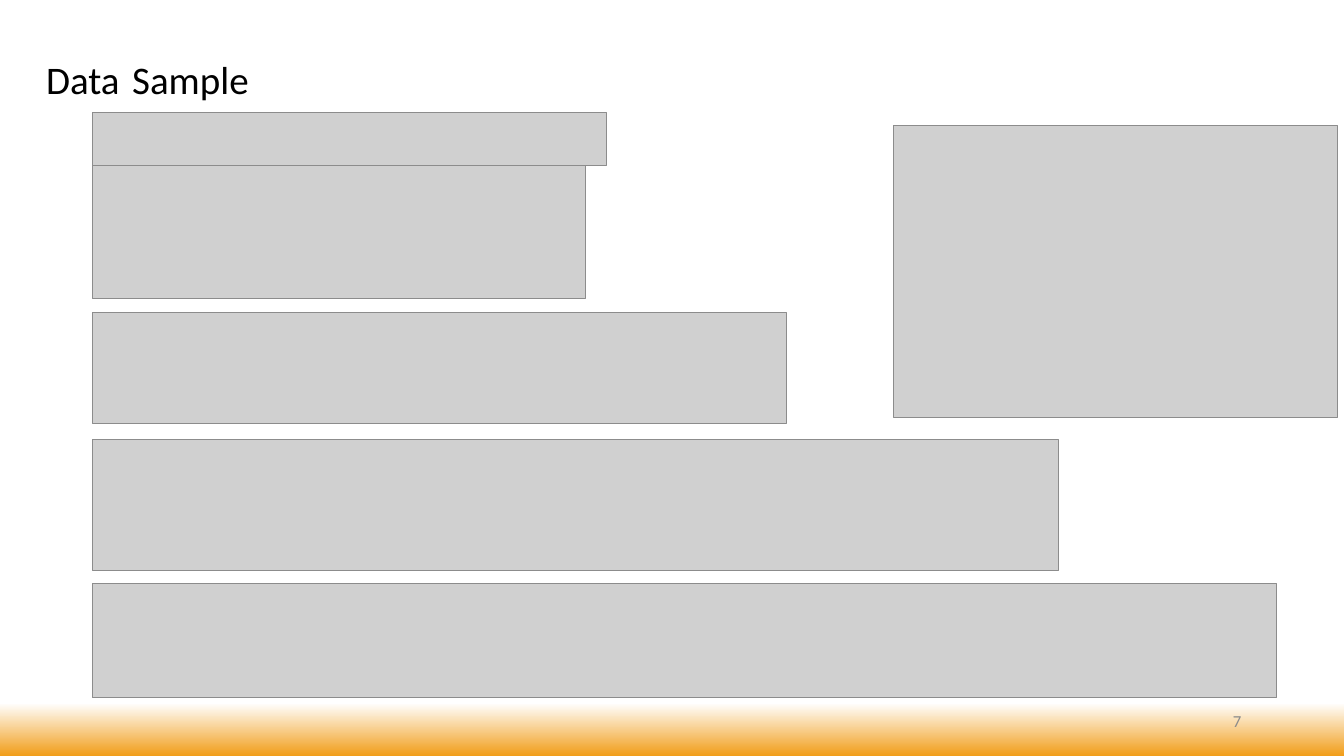
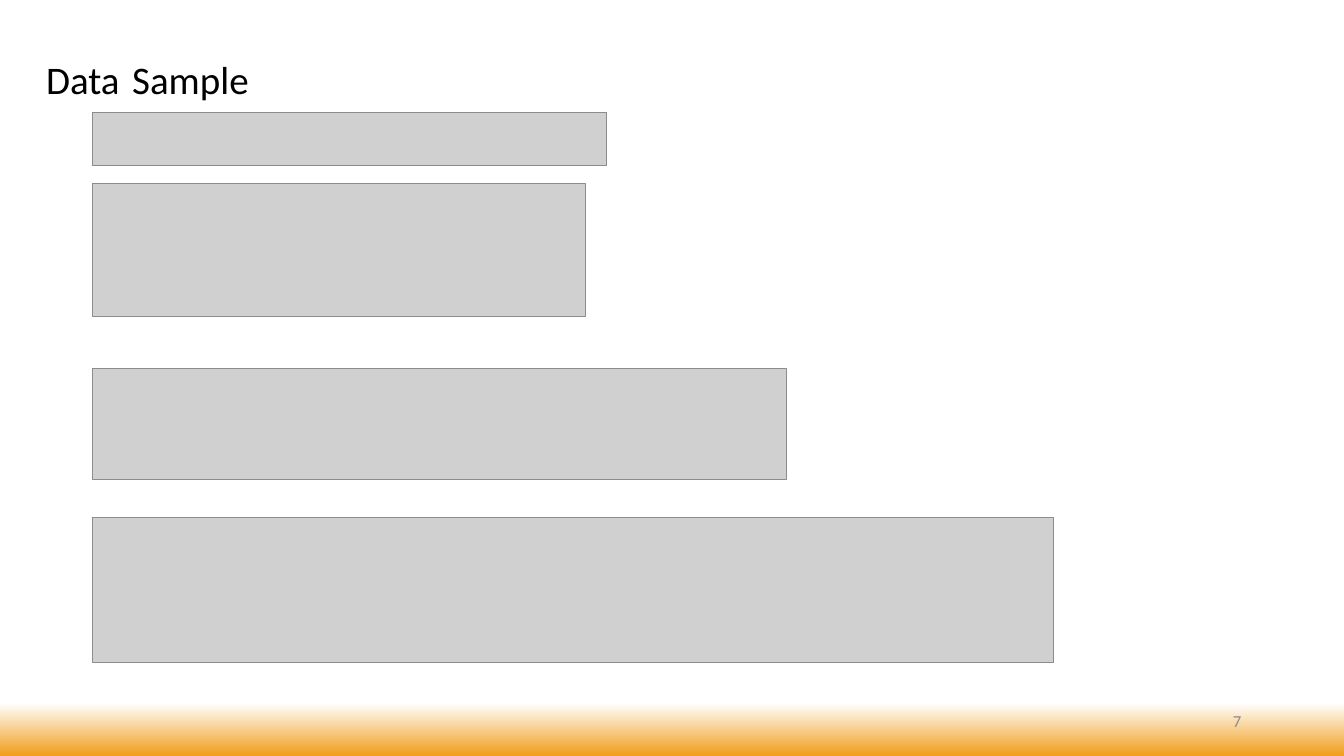
Before and after one commit to bhatvineeth/FallDetectionSystem, a slide deck: slide 7 of Documents/Presentation 4.pptx. Drawn at 1344x756 pixels with LibreOffice and Linux fonts; fonts in the diff are those of the drawing; grey boxes stand for pictures. Boxes give left, top, right and bottom in pixels: in the first picture for what was removed or moved away, otherwise in the second. Text is boxed around its words. In the diff, an @@ line names an element or a change of style, - is before the commit and + after.

```diff
--- a/Documents/Presentation 4.pptx
+++ b/Documents/Presentation 4.pptx
@@ picture removed at (894, 125, 1338, 417) @@
@@ picture: place and size @@
-picture at (93, 166, 586, 299)
+picture at (93, 185, 586, 318)
@@ picture: place and size @@
-picture at (93, 313, 786, 423)
+picture at (93, 368, 786, 479)
@@ picture removed at (93, 440, 1059, 571) @@
@@ picture added at (93, 517, 1054, 662) @@
@@ picture removed at (93, 584, 1277, 698) @@
```
Also in this commit, not shown: 1 slide added.
